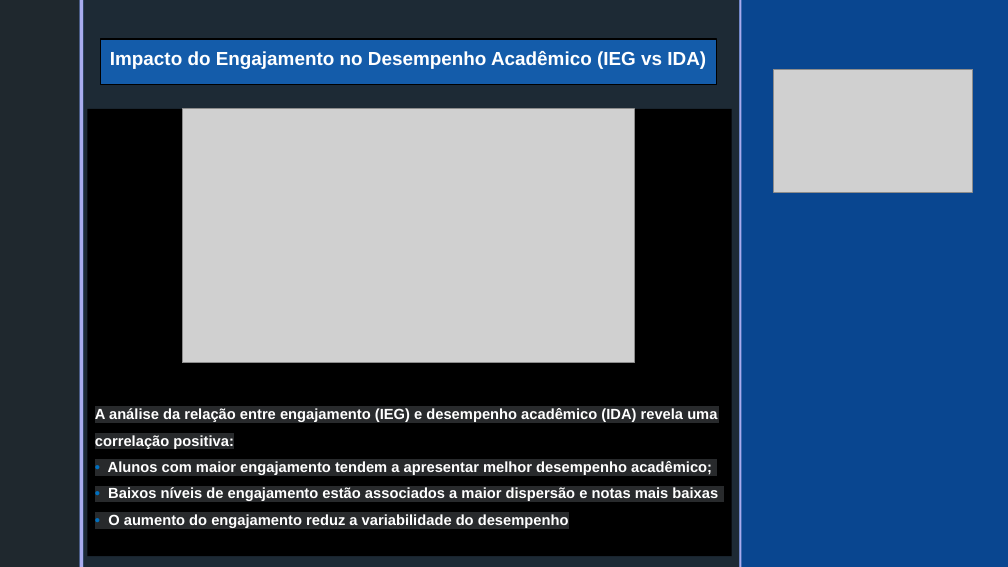
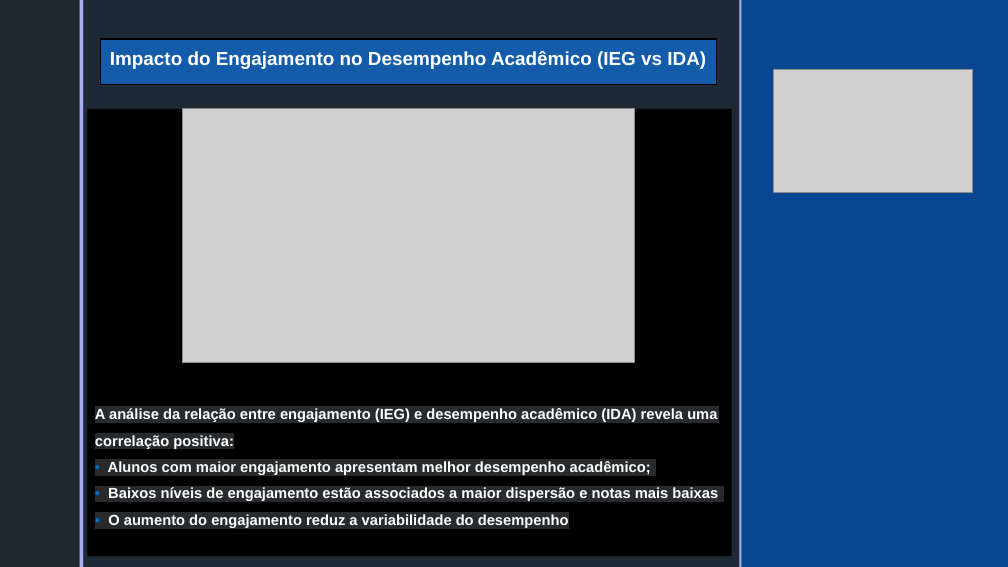
Before and after one commit to RickPardono/Datathon_FIAP, a slide deck: slide 13 of storytelling/Datathon_FIAP.pptx. Drawn at 1008x567 pixels with LibreOffice and Linux fonts; fonts in the diff are those of the drawing; grey boxes stand for pictures; background and template pictures are left out. Boxes give left, top, right and bottom in pixels: in the first picture for what was removed or moved away, otherwise in the second. Text is boxed around its words. In the diff, an @@ line names an element or a change of style, - is before the commit and + after.

```diff
--- a/storytelling/Datathon_FIAP.pptx
+++ b/storytelling/Datathon_FIAP.pptx
@@ subtitle at [95,408,718,528]: text changed @@
-A análise da relação entre engajamento (IEG) e desempenho acadêmico (IDA) revela uma correlação positiva:
-• Alunos com maior engajamento tendem a apresentar melhor desempenho acadêmico;
-• Baixos níveis de engajamento estão associados a maior dispersão e notas mais baixas
-• O aumento do engajamento reduz a variabilidade do desempenho
+A análise da relação entre engajamento (IEG) e desempenho acadêmico (IDA) revela uma correlação positiva:
+• Alunos com maior engajamento apresentam melhor desempenho acadêmico;
+• Baixos níveis de engajamento estão associados a maior dispersão e notas mais baixas
+• O aumento do engajamento reduz a variabilidade do desempenho
```
Also in this commit, not shown: 2 other slides changed.
